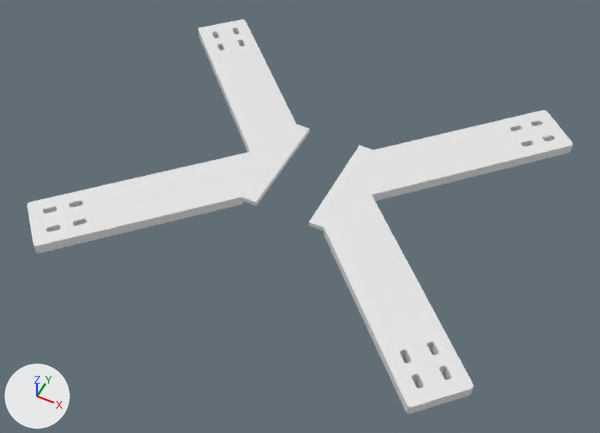
One commit to the Blender file drone_body.blend: the scene before it, then after it.
Before and after are seen from a 50 mm camera at (4.81, -10.01, 10.08) aimed at (0.22, -0.83, -1.4). Arrows for +X, +Y and +Z are at lower left; the lights stay in place. The same objects are shown in both versions, whatever each file hides.

Names of what the first picture shows: 'Drone Case Bottom.001', 'Wing Front R', 'Wing Rear L', 'Wing Rear R'.
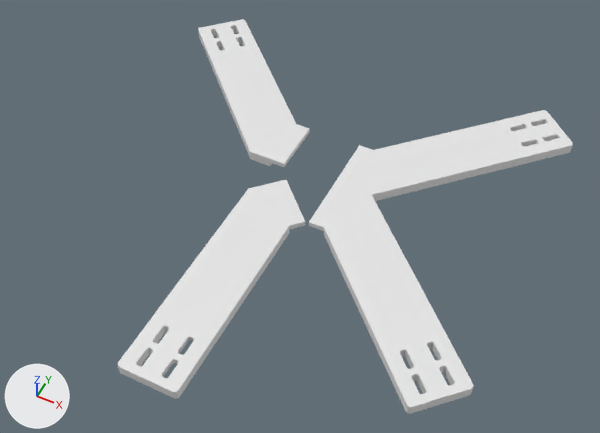
Patch to the scene script:
```diff
--- a/drone_body.blend.py
+++ b/drone_body.blend.py
@@ ob_wing_rear_l @@
 ob_wing_rear_l.location = (0.0, 0.1, 0.02)
+ob_wing_rear_l.rotation_euler = (0.0, 0.0, 0.785)  # degrees (0, 0, 45)
 ob_wing_rear_l.scale = (1.0, 2.12, 1.0)
```

Location of each change, [x1, y1, x2, y2] in pixels of the pictures (600 x 433 px):
'Wing Rear L', turned: before [27, 152, 284, 253]; after [118, 180, 305, 399]
